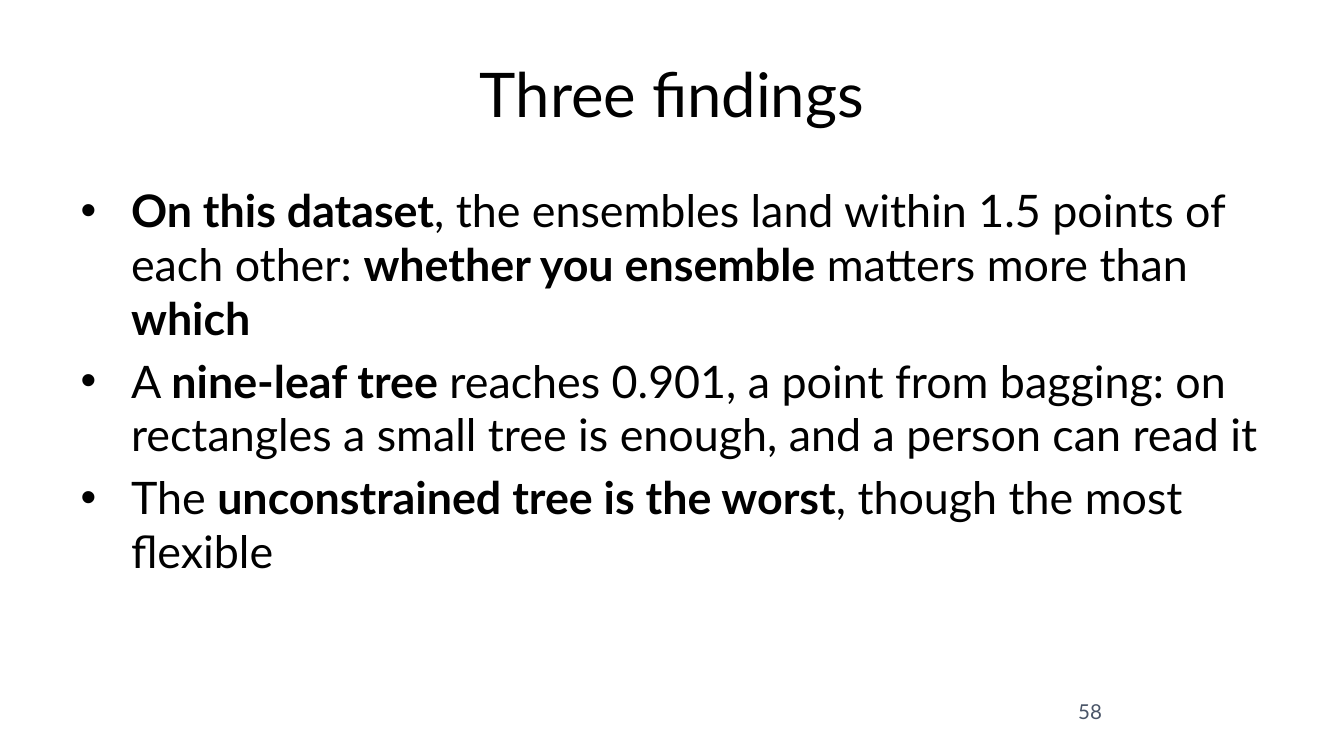
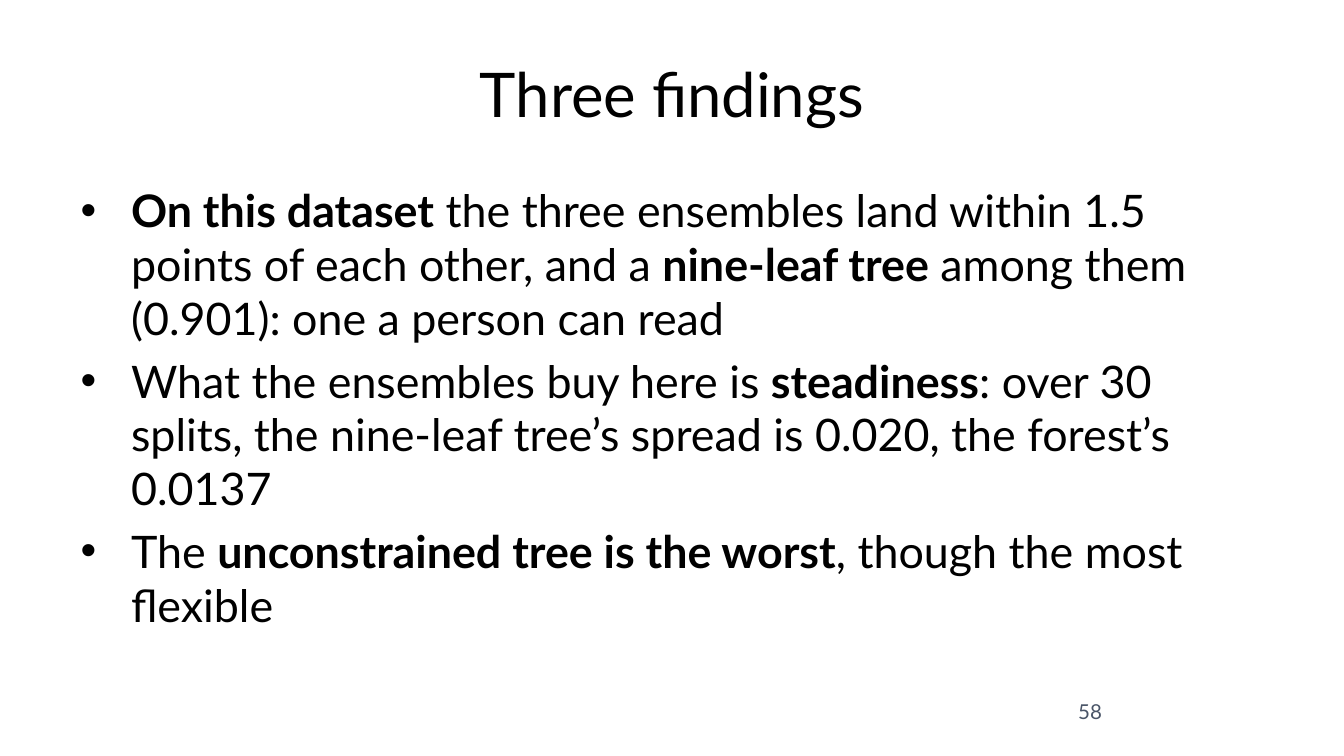
Before and after one commit to fabioantonini/technologies-for-artificial-intelligence, a slide deck: slide 58 of Lessons/07_trees_and_ensembles/Slides/trees_and_ensembles_slides.pptx. Drawn at 1344x756 pixels with LibreOffice and Linux fonts; fonts in the diff are those of the drawing; background and template pictures are left out. Boxes give left, top, right and bottom in pixels: in the first picture for what was removed or moved away, otherwise in the second. Text is boxed around its words. In the diff, an @@ line names an element or a change of style, - is before the commit and + after.

```diff
--- a/Lessons/07_trees_and_ensembles/Slides/trees_and_ensembles_slides.pptx
+++ b/Lessons/07_trees_and_ensembles/Slides/trees_and_ensembles_slides.pptx
@@ text at [131, 193, 1187, 506]: text changed @@
-• On this dataset, the ensembles land within 1.5 points of each other: whether you ensemble matters more than which
-• A nine-leaf tree reaches 0.901, a point from bagging: on rectangles a small tree is enough, and a person can read it
+• On this dataset the three ensembles land within 1.5 points of each other, and a nine-leaf tree among them (0.901): one a person can read
+• What the ensembles buy here is steadiness: over 30 splits, the nine-leaf tree’s spread is 0.020, the forest’s 0.0137
```
Also in this commit, not shown: 8 other slides changed, 14 other files.
